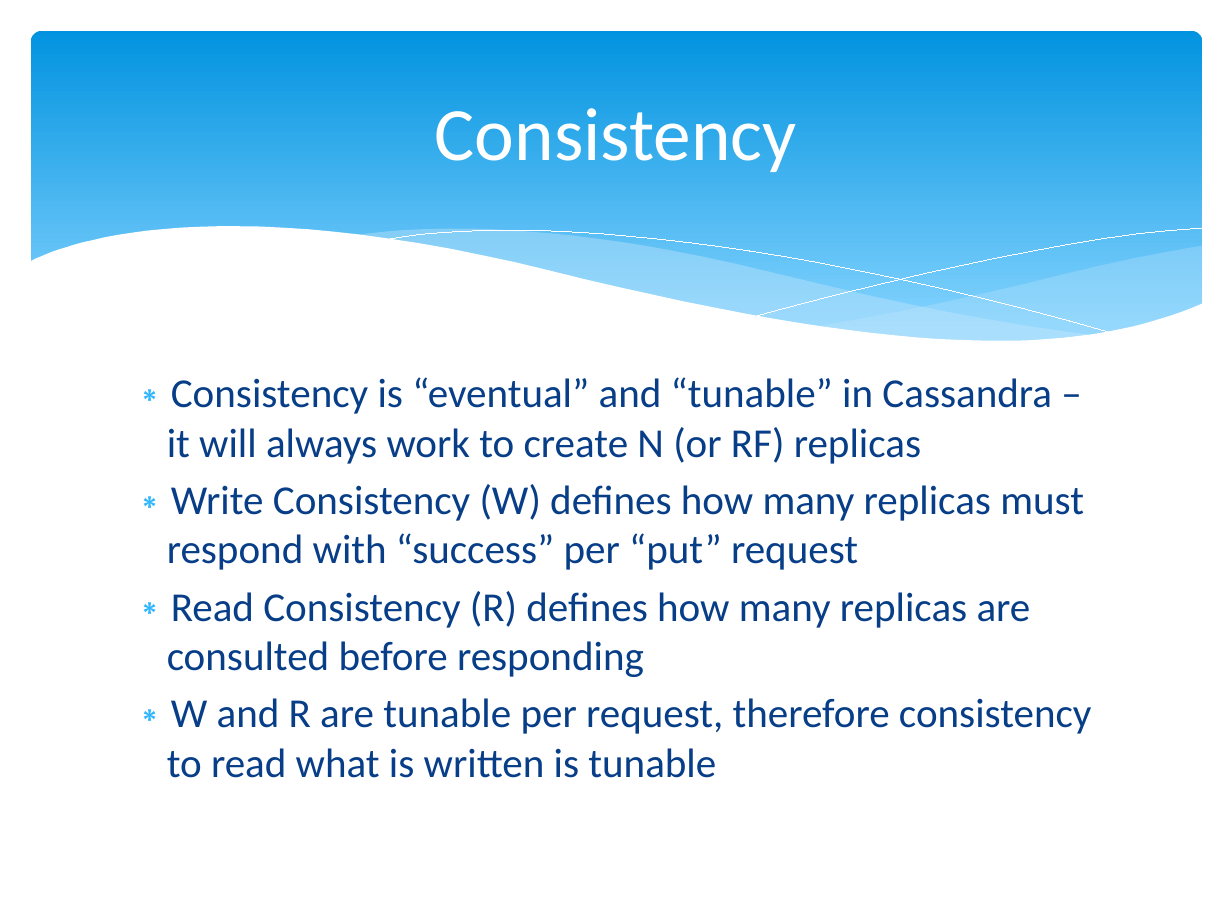
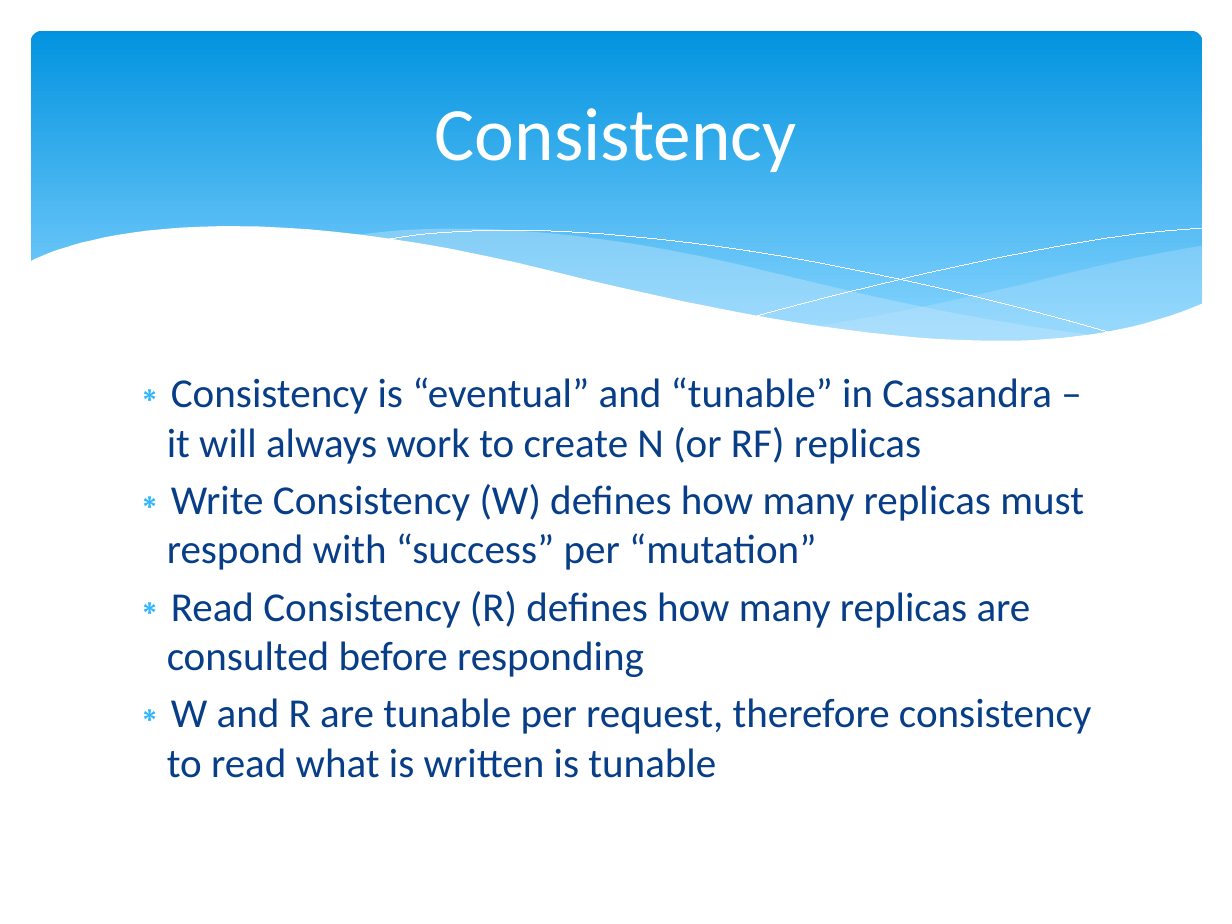
Before and after one commit to calebjones/nosql-blog, a slide deck: slide 10 of cassandra-training.pptx. Drawn at 1232x924 pixels with LibreOffice and Linux fonts; fonts in the diff are those of the drawing. Boxes give left, top, right and bottom in pixels: in the first picture for what was removed or moved away, otherwise in the second. Text is boxed around its words. In the diff, an @@ line names an element or a change of style, - is before the commit and + after.

```diff
--- a/cassandra-training.pptx
+++ b/cassandra-training.pptx
@@ text at [167, 484, 1084, 570]: text changed @@
-∗ Write Consistency (W) defines how many replicas must respond with “success” per “put” request
+∗ Write Consistency (W) defines how many replicas must respond with “success” per “mutation”
```
Also in this commit, not shown: 16 other slides changed, 5 slides added, 2 other files.
